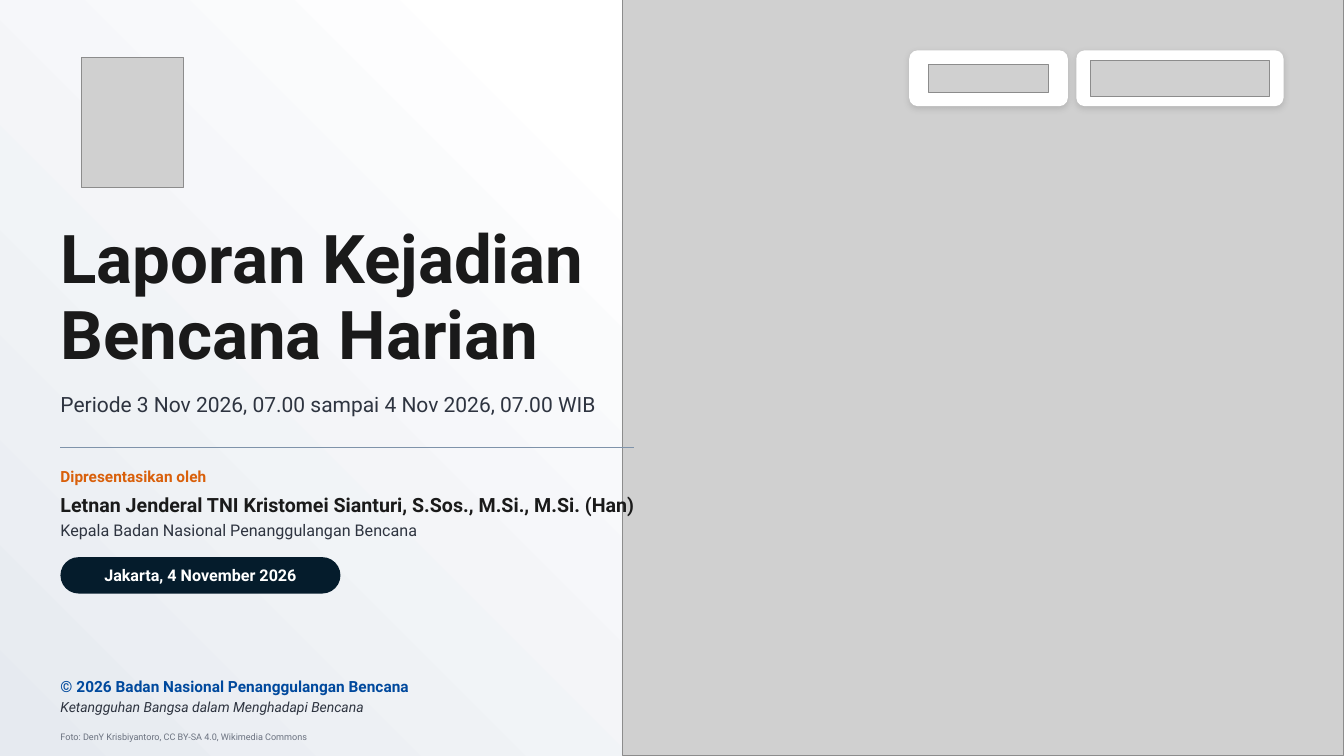
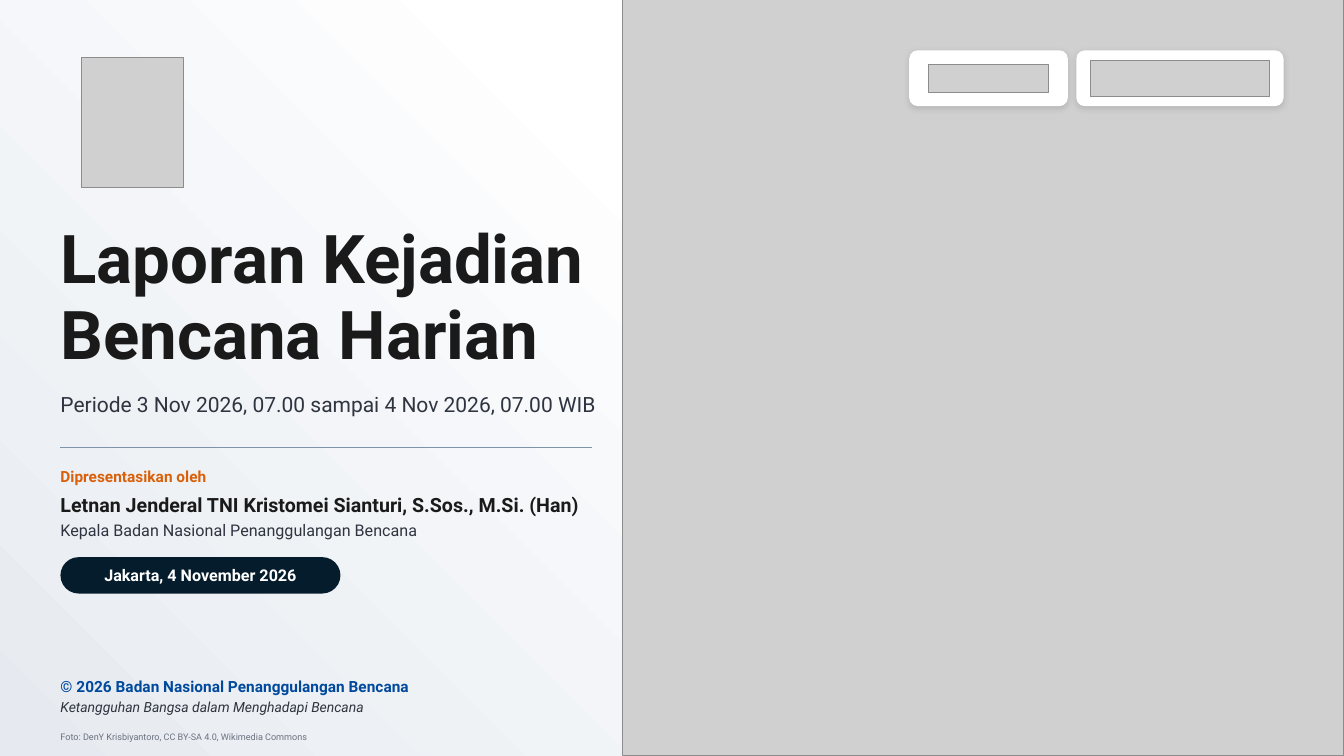
Before and after one commit to terasurbannetwork/poskokarhutla, a slide deck: slide 1 of data/laporan-bnpb/harian-2026-11-04/Laporan Kejadian Bencana Harian 041126.pptx. Drawn at 1344x756 pixels with LibreOffice and Linux fonts; fonts in the diff are those of the drawing; grey boxes stand for pictures. Boxes give left, top, right and bottom in pixels: in the first picture for what was removed or moved away, otherwise in the second. Text is boxed around its words. In the diff, an @@ line names an element or a change of style, - is before the commit and + after.

```diff
--- a/data/laporan-bnpb/harian-2026-11-04/Laporan Kejadian Bencana Harian 041126.pptx
+++ b/data/laporan-bnpb/harian-2026-11-04/Laporan Kejadian Bencana Harian 041126.pptx
@@ line moved from (60, 448) - (634, 448) to (60, 448) - (593, 448) @@
@@ text at bbox=[60, 496, 578, 516]: text changed @@
-Letnan Jenderal TNI Kristomei Sianturi, S.Sos., M.Si., M.Si. (Han)
+Letnan Jenderal TNI Kristomei Sianturi, S.Sos., M.Si. (Han)
```
Also in this commit, not shown: 1 other slide changed, 8 other files.
